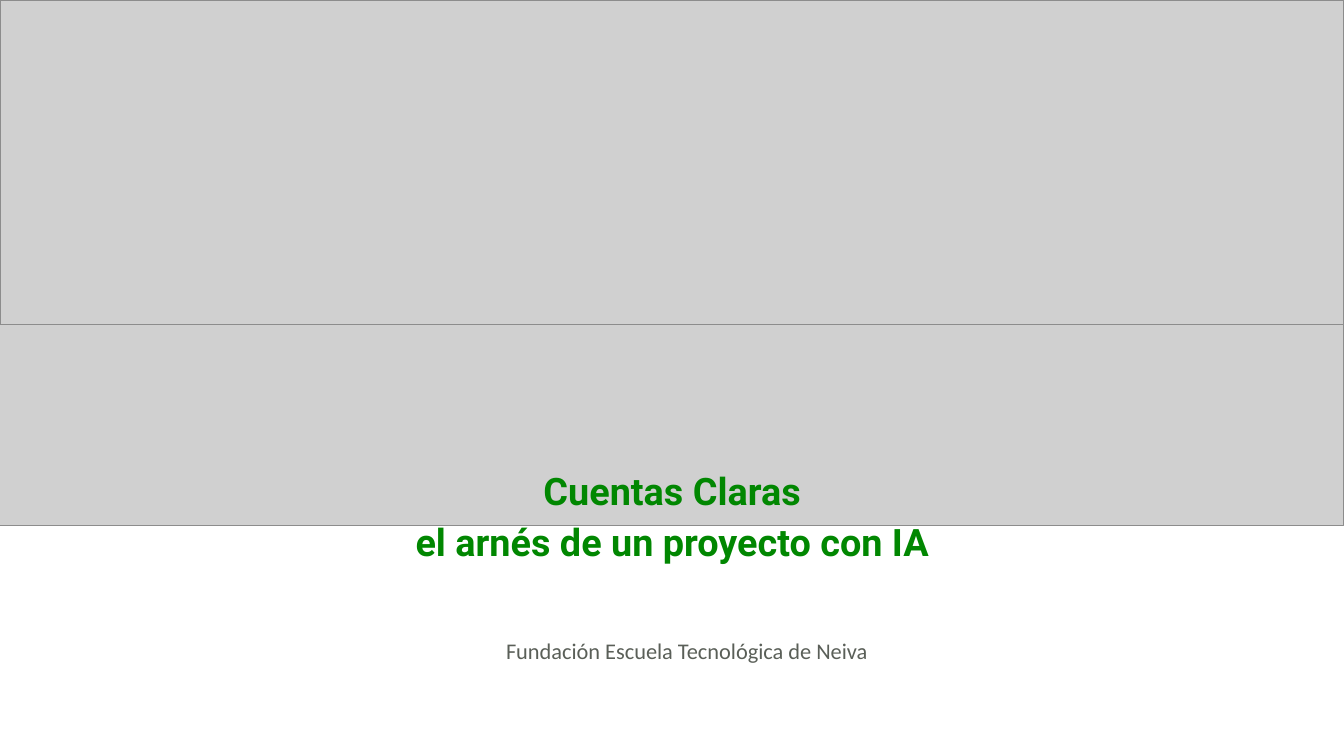
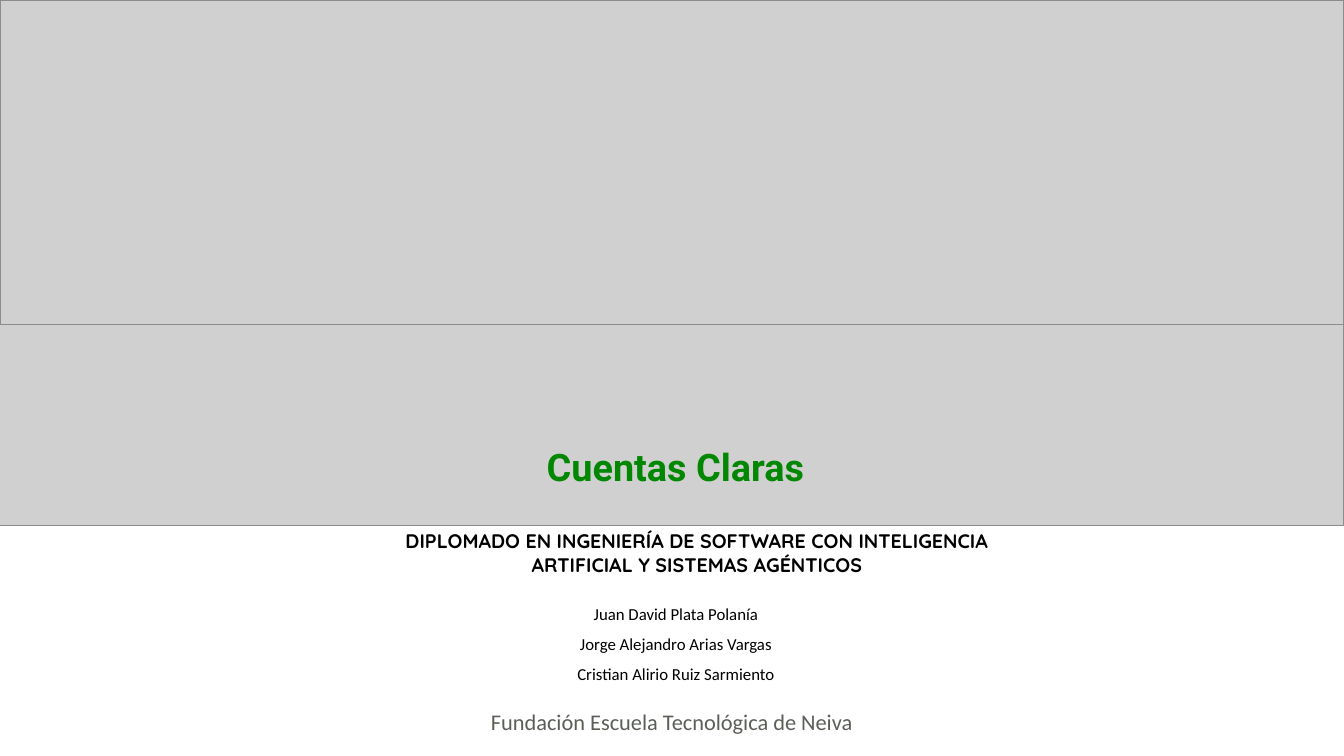
Before and after one commit to juandadevp/cuentasclaras, a slide deck: slide 1 of docs/Exposicion_Cuentas_Claras.pptx. Drawn at 1344x756 pixels with LibreOffice and Linux fonts; fonts in the diff are those of the drawing; grey boxes stand for pictures. Boxes give left, top, right and bottom in pixels: in the first picture for what was removed or moved away, otherwise in the second. Text is boxed around its words. In the diff, an @@ line names an element or a change of style, - is before the commit and + after.

```diff
--- a/docs/Exposicion_Cuentas_Claras.pptx
+++ b/docs/Exposicion_Cuentas_Claras.pptx
@@ text "Cuentas Claras": place and size @@
-text "Cuentas Claras" at [416,476,929,564]
+text "Cuentas Claras" at [547,452,804,482]
@@ text added at [405,530,988,573], 14 pt, text #000000, bold @@
+DIPLOMADO EN INGENIERÍA DE SOFTWARE CON INTELIGENCIA ARTIFICIAL Y SISTEMAS AGÉNTICOS
@@ text at [416,522,929,564]: paragraph removed @@
-el arnés de un proyecto con IA
@@ text added at [577,608,774,680], 12 pt, text #000000 @@
+Juan David Plata Polanía
+Jorge Alejandro Arias Vargas
+Cristian Alirio Ruiz Sarmiento
@@ text "Fundación Escuela Tecnológica de Neiva": place and size @@
-text "Fundación Escuela Tecnológica de Neiva" at [506,643,867,663]
+text "Fundación Escuela Tecnológica de Neiva" at [491,714,852,734]
```
Also in this commit, not shown: 8 other slides changed, 6 slides added, 2 slides removed.
